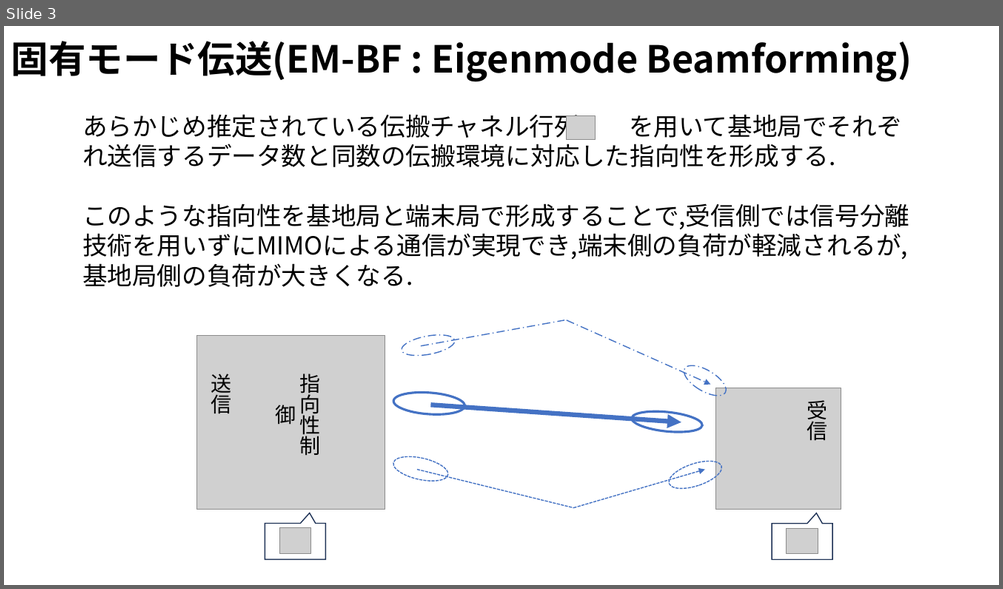
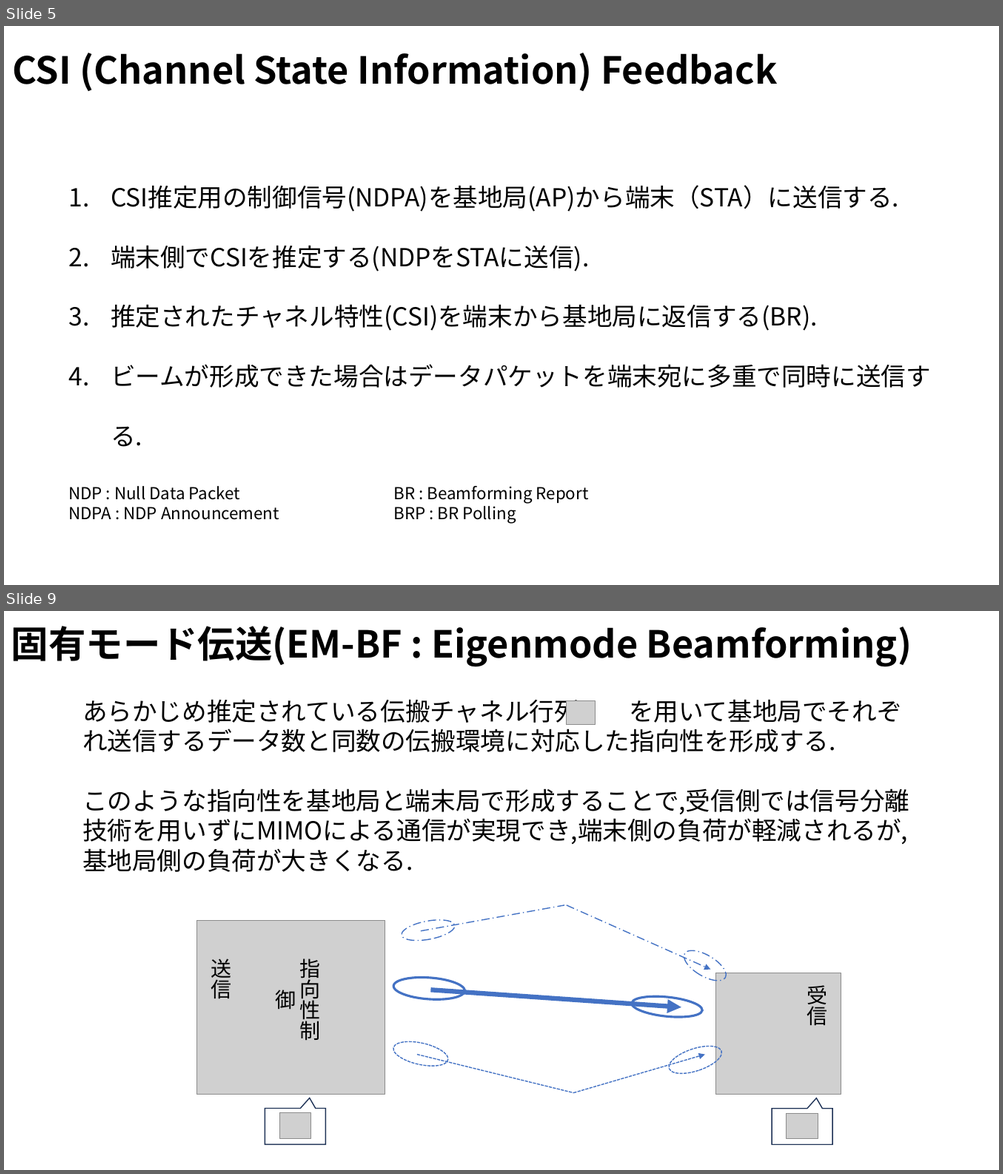
Before and after one commit to ryoww/seminar, a slide deck: MIMO/MU-MIMO.pptx. Shown one above the other, each under a label of ours: slide 3 before the commit, slides 5 and 9 after it; the slides between them are not shown. The pictures are 1003x589 and 1003x1174 pixels, drawn with LibreOffice and Linux fonts; fonts in the diff are those of the drawing; grey boxes stand for pictures. Boxes give left, top, right and bottom in pixels: in the first picture for what was removed or moved away, otherwise in the second. Text is boxed around its words. In the diff, an @@ line names an element or a change of style, - is before the commit and + after.

```diff
--- a/MIMO/MU-MIMO.pptx
+++ b/MIMO/MU-MIMO.pptx
@@ slide 5 added at bbox=[4, 26, 999, 585], background #FFFFFF @@
@@ text added at bbox=[13, 53, 777, 91], 36 pt, text #000000, bold @@
+CSI (Channel State Information) Feedback
@@ text added at bbox=[111, 185, 930, 388], 24 pt, text #000000 @@
+1. CSI推定用の制御信号(NDPA)を基地局(AP)から端末（STA）に送信する.
+2. 端末側でCSIを推定する(NDPをSTAに送信).
+3. 推定されたチャネル特性(CSI)を端末から基地局に返信する(BR).
+4. ビームが形成できた場合はデータパケットを端末宛に多重で同時に送信する.
@@ text added at bbox=[68, 486, 279, 520], 16 pt, text #000000 @@
+NDP : Null Data Packet
+NDPA : NDP Announcement
@@ text added at bbox=[394, 486, 589, 523], 16 pt, text #000000 @@
+BR : Beamforming Report
+BRP : BR Polling
@@ what was slide 3 is now slide 9 @@
```
Also in this commit, not shown: 9 slides changed, 6 other slides added, 1 slide removed, 26 other files.
